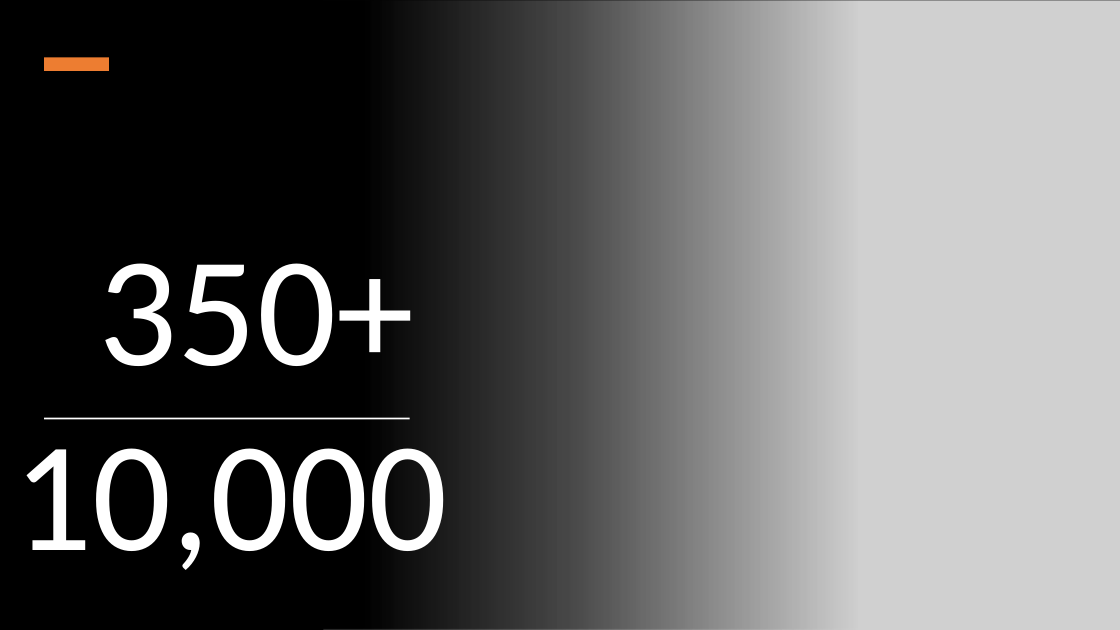
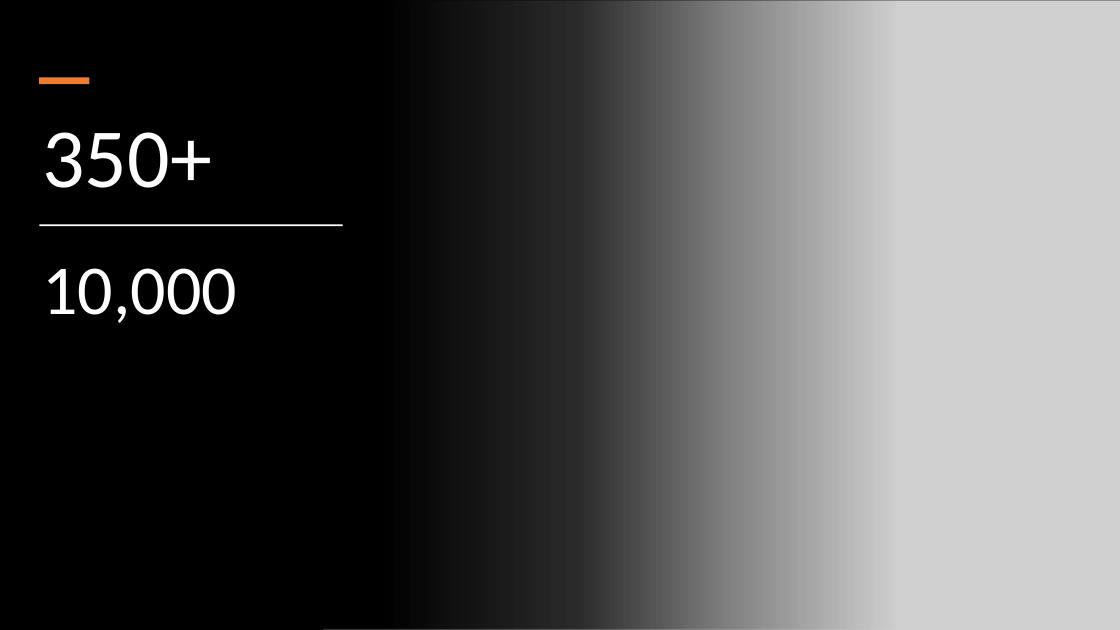
Before and after one commit to Data-Savvy/ETL-Project, a slide deck: slide 3 of ETL Project Presentation.pptx. Drawn at 1120x630 pixels with LibreOffice and Linux fonts; fonts in the diff are those of the drawing; grey boxes stand for pictures. Boxes give left, top, right and bottom in pixels: in the first picture for what was removed or moved away, otherwise in the second. Text is boxed around its words. In the diff, an @@ line names an element or a change of style, - is before the commit and + after.

```diff
--- a/ETL Project Presentation.pptx
+++ b/ETL Project Presentation.pptx
@@ rectangle: place and size @@
-rectangle at (0, 0, 858, 630)
+rectangle at (0, 0, 897, 630)
@@ rectangle: place and size @@
-rectangle at (44, 58, 109, 71)
+rectangle at (39, 77, 89, 84)
@@ title "350+": place and size @@
-title "350+" at (99, 263, 414, 366)
+title "350+" at (42, 132, 211, 188)
@@ title "350+" at (42, 132, 211, 188): size 134 to 72 pt; alignment centre to left; vertical alignment middle to bottom @@
@@ rectangle: place and size @@
-rectangle at (45, 418, 410, 419)
+rectangle at (39, 224, 343, 226)
@@ text "10,000": place and size @@
-text "10,000" at (14, 448, 448, 570)
+text "10,000" at (42, 268, 237, 323)
@@ text "10,000" at (42, 268, 237, 323): size 134 to 60 pt; more space between paragraphs; vertical alignment bottom to top @@
```
Also in this commit, not shown: 2 other slides changed, 4 other files.
